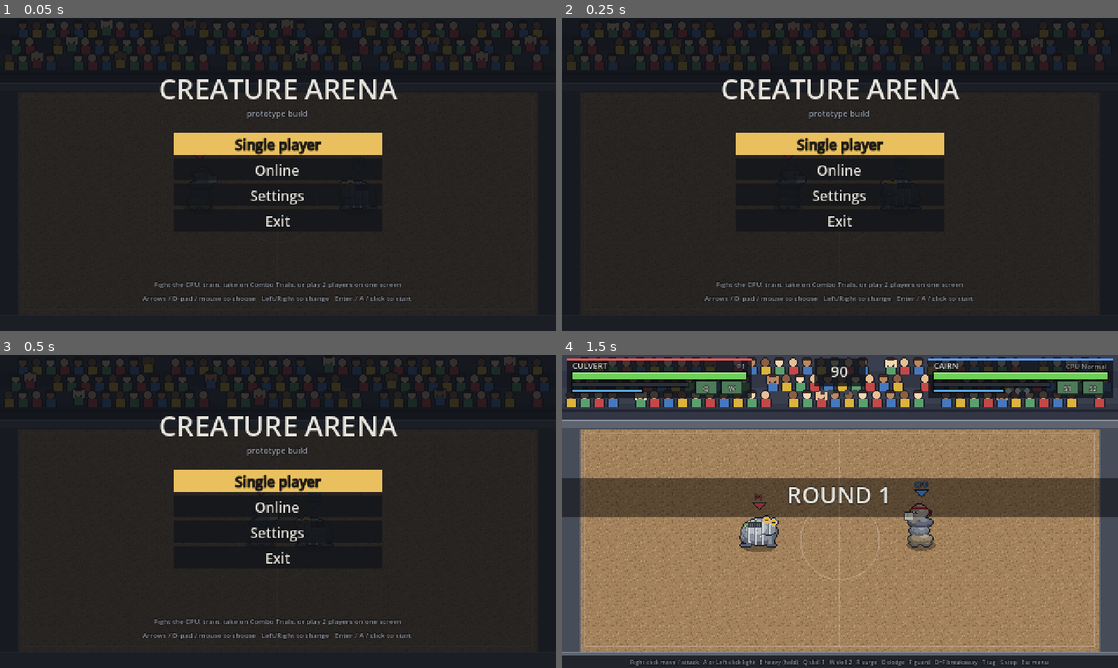
Above: before the commit, frames 1-4 (two rows, left to right).
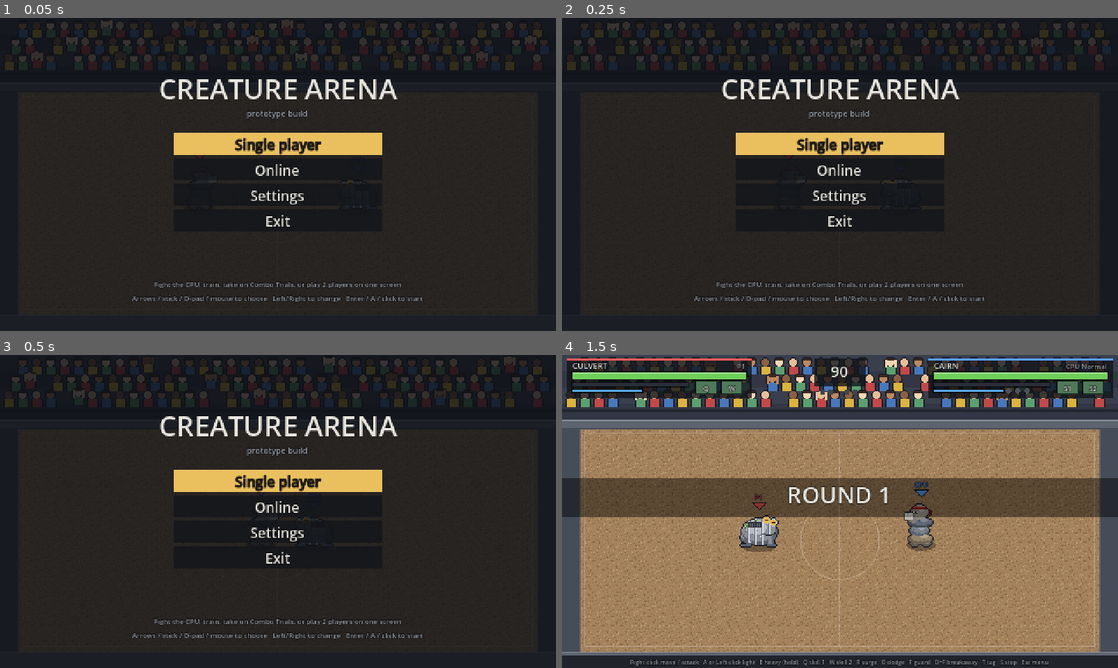
Above: after the commit, the same moments.

Repository: Redelements/creature-arena_
Game: Godot game, scene res://scenes/main.tscn
The game is run twice, just before and just after one commit, with the same random seed, the same clock (stepped at 60 frames per second) and the same inputs.
Inputs (mouse positions are in pixels of both pictures, inside the frame that each line leads up to):
- Up to frame 1 (0.05 s): no input
- Up to frame 2 (0.25 s): no input
- Up to frame 3 (0.5 s): no input
- Up to frame 4 (1.5 s): tap Enter (menu_confirm) at 0.5 s; move the mouse to (962, 495) at 0.52 s; hold Right (ui_right) 0.53-1.25 s; tap Space (kb_dodge) at 0.6 s; click (962, 495) at 0.67 s; drag from (728, 527) to (812, 574) at 1.27 s

The runs differ from the first frame. In frame 1, 0.4% of the frame differs, in the area x 23-76%, y 88-91%; in frame 2, 0.4%; in frame 3, 0.4%; in frame 4, nothing differs.

Commit message:
Menus: clean analog stick input, 60 fps menus, 144 fps fights by default
- MenuStick turns the left stick into d-pad-like menu presses: one per flick, a
  steady repeat while held (0.4 s, then every 0.11 s), the stronger axis only, with
  press/release hysteresis. Godot's ui_* actions lose their stick binding, which
  counted every wobble past the deadzone as a new press (one flick skipped rows,
  diagonals moved both ways).
- The pick screen and online screen animated once per drawn frame, so they raced on
  high-refresh screens; they now count 60 ticks a second of real time.
- Engine.max_fps: 60 in menus, the new "Fight frame rate" setting in fights (60, 120,
  144, 165, 240 or unlimited; default 144, saved). Not applied headless or when
  capturing (--fixed-fps / --write-movie).
- tests/test_menu_stick.gd: flick, repeat, diagonals, edge wobble, frame-rate
  independence, the stick out of ui_*, time-based menu animation.

Co-Authored-By: Claude Opus 5.5 <noreply@anthropic.com>
Claude-Session: https://claude.ai/code/session_01Xgz5Ld7JkgpMzRB8sjBe4e

Diff:
--- a/src/game/controls.gd
+++ b/src/game/controls.gd
@@ -79,7 +79,17 @@
 }
 
 
+## Godot's menu actions whose stick binding MenuStick replaces.
+const UI_DIRECTIONS := ["ui_up", "ui_down", "ui_left", "ui_right"]
+
+
 static func setup() -> void:
+	# The built-in menu actions count every wobble of the stick past the deadzone as a
+	# new press; MenuStick reads the stick for menus instead (d-pad and keys stay).
+	for action in UI_DIRECTIONS:
+		for ev in InputMap.action_get_events(action):
+			if ev is InputEventJoypadMotion:
+				InputMap.action_erase_event(action, ev)
 	for action in BINDINGS:
 		if InputMap.has_action(action):
 			continue
--- a/src/game/main.gd
+++ b/src/game/main.gd
@@ -82,6 +82,7 @@
 	{"setting": "volume", "bus": "Effects", "label": "Sound effects"},
 	{"setting": "volume", "bus": "Menu", "label": "Menu sounds"},
 	{"setting": "fullscreen"},
+	{"setting": "fps"},
 	{"label": "Back", "go": "main"},
 ]
 ## Volume steps in Settings (10 steps of 10%).
@@ -109,6 +110,12 @@
 const INTRO_TICKS := 90
 const ROUND_OVER_TICKS := 210
 const SETTINGS_PATH := "user://settings.cfg"
+## Frame rate caps. Menus always draw at 60 (nothing in them moves faster, and it keeps
+## the PC cool); fights draw at the player's choice, 144 unless changed (0: no cap). The
+## game itself always runs 60 steps a second; a higher frame rate shows each one sooner.
+const MENU_FPS := 60
+const FPS_CHOICES := [60, 120, 144, 165, 240, 0]
+const DEFAULT_FPS := 144
 const MENU_Y0 := 88.0
 const MENU_DY := 13.0
 ## The title menu's four big rows.
@@ -148,6 +155,10 @@
 var menu_index := 0
 var menu_page := "main"  ## "main" (the title menu), "single" or "settings"
 var fullscreen := false
+var fight_fps := DEFAULT_FPS
+## Off for captures and headless runs, which must not be slowed to real time.
+var _fps_caps := true
+var menu_stick: MenuStick
 var _menu_ko_t := 0
 
 var player_input := PlayerInput.new()
@@ -191,6 +202,10 @@
 	if _run_sim_check():
 		return
 	Controls.setup()
+	_fps_caps = DisplayServer.get_name() != "headless" and not ("--fixed-fps" in OS.get_cmdline_args()) \
+		and not ("--write-movie" in OS.get_cmdline_args())
+	menu_stick = MenuStick.new()
+	add_child(menu_stick)
 	camera = Camera2D.new()
 	camera.position = Vector2(SimDefs.VIEW_W, SimDefs.VIEW_H) * 0.5
 	add_child(camera)
@@ -318,6 +333,8 @@
 			return "%s:  < %s >" % [String(item["label"]), txt]
 		"fullscreen":
 			return "Fullscreen:  < %s >" % ("On" if fullscreen else "Off")
+		"fps":
+			return "Fight frame rate:  < %s >" % ("Unlimited" if fight_fps == 0 else "%d fps" % fight_fps)
 	return String(item.get("label", ""))
 
 
@@ -341,12 +358,14 @@
 	match menu_page:
 		"main":
 			hud.menu_footer = ["Fight the CPU, train, take on Combo Trials, or play 2 players on one screen",
-				"Play someone on another computer, 1 v 1", "CPU level, keyboard layout, volume, fullscreen",
+				"Play someone on another computer, 1 v 1", "CPU level, keyboard layout, volume, fullscreen, frame rate",
 				"Close the game"][menu_index]
 		"single":
 			hud.menu_footer = "Fights, training, trials and local 2-player.   Esc / View: back"
 		"settings":
-			hud.menu_footer = "Left/Right sets a volume (Enter / click steps it up).  M mutes the music any time.   Esc: back"
+			hud.menu_footer = ("Menus always run at 60 fps; this sets fights (up to your screen's refresh rate).   Esc: back"
+				if String(_menu_page_items()[menu_index].get("setting", "")) == "fps"
+				else "Left/Right sets a volume (Enter / click steps it up).  M mutes the music any time.   Esc: back")
 
 
 ## Goes to a menu page, with the cursor on `index`.
@@ -664,6 +683,7 @@
 		return  # quitting after --sim-check
 	frame_count += 1
 	flow_t += 1
+	_apply_frame_rate()
 	var live := flow == Flow.FIGHT or flow == Flow.MENU
 	var events: Array = sim.events
 	if online != null:
@@ -1136,7 +1156,26 @@
 			fullscreen = not fullscreen
 			_apply_fullscreen()
 			_save_settings()
+		"fps":
+			var i := FPS_CHOICES.find(fight_fps)
+			fight_fps = int(FPS_CHOICES[(maxi(i, 0) + dir + FPS_CHOICES.size()) % FPS_CHOICES.size()])
+			_save_settings()
 	_refresh_menu()
+
+
+## Menus draw at MENU_FPS, fights at the player's setting; only menus read the stick
+## as menu presses.
+func in_menus() -> bool:
+	return flow == Flow.MENU or flow == Flow.SELECT or flow == Flow.LOBBY
+
+
+func _apply_frame_rate() -> void:
+	var menus := in_menus()
+	menu_stick.enabled = menus
+	if _fps_caps:
+		var cap := MENU_FPS if menus else fight_fps
+		if Engine.max_fps != cap:
+			Engine.max_fps = cap
 
 
 func _apply_fullscreen() -> void:
@@ -1210,6 +1249,8 @@
 		fullscreen = bool(cfg.get_value("video", "fullscreen", false))
 		if fullscreen:
 			_apply_fullscreen()
+		var fps := int(cfg.get_value("video", "fight_fps", DEFAULT_FPS))
+		fight_fps = fps if fps in FPS_CHOICES else DEFAULT_FPS
 
 
 func _save_settings() -> void:
@@ -1220,6 +1261,7 @@
 	cfg.set_value("online", "fighter", _online_fighter)
 	cfg.set_value("online", "address", _online_address)
 	cfg.set_value("video", "fullscreen", fullscreen)
+	cfg.set_value("video", "fight_fps", fight_fps)
 	for bus in AudioView.DEFAULT_VOLUMES:
 		cfg.set_value("audio", "volume_" + String(bus).to_lower(), audio.volume(bus))
 	cfg.save(SETTINGS_PATH)
--- a/src/game/online_lobby.gd
+++ b/src/game/online_lobby.gd
@@ -30,6 +30,7 @@
 var hosting_port := 0
 var _font: Font = ThemeDB.fallback_font
 var _tick := 0
+var _time := 0.0
 var _tex := {}
 
 
@@ -153,9 +154,12 @@
 	return [t, port]
 
 
-func _process(_delta: float) -> void:
+## Animations count 60 ticks a second of real time, whatever the frame rate (counting
+## frames made them race on a 144 Hz screen).
+func _process(delta: float) -> void:
 	if visible:
-		_tick += 1
+		_time += delta
+		_tick = int(_time * 60.0 + 1e-6)
 		queue_redraw()
 
 
--- a/src/game/team_select.gd
+++ b/src/game/team_select.gd
@@ -23,6 +23,7 @@
 var cursor := 0
 var _font: Font = ThemeDB.fallback_font
 var _tick := 0
+var _time := 0.0
 var _roster: Array = []
 var _tex := {}  ## sprite sheets by path, loaded up front (not inside _draw)
 
@@ -89,9 +90,12 @@
 	teams[side][slot] = _roster[(i + dir + _roster.size()) % _roster.size()]
 
 
-func _process(_delta: float) -> void:
+## Animations count 60 ticks a second of real time, whatever the frame rate (counting
+## frames made them race on a 144 Hz screen).
+func _process(delta: float) -> void:
 	if visible:
-		_tick += 1
+		_time += delta
+		_tick = int(_time * 60.0 + 1e-6)
 		queue_redraw()
 
 
--- /dev/null
+++ b/src/input/menu_stick.gd
@@ -0,0 +1,78 @@
+class_name MenuStick
+extends Node
+## Turns a gamepad's left stick into clean menu presses (ui_up / ui_down / ui_left /
+## ui_right), like a d-pad: one press when the stick is pushed, then a steady repeat while
+## it's held.
+##
+## Godot's built-in ui actions read the stick themselves, but every small movement past
+## the deadzone counts as a new press: one flick skipped several rows, and a diagonal moved
+## both ways. Controls.setup() takes the stick out of those actions; this node puts it back
+## as proper presses. It goes by time, not frames, so it behaves the same at any frame rate.
+
+## Pushed past this far counts as pressed; it lets go below RELEASE (no flicker at the edge).
+const PRESS := 0.6
+const RELEASE := 0.35
+## Held: the first repeat after this long, then one every REPEAT seconds.
+const FIRST_REPEAT := 0.4
+const REPEAT := 0.11
+
+const ACTIONS := {Vector2i.UP: "ui_up", Vector2i.DOWN: "ui_down", Vector2i.LEFT: "ui_left",
+	Vector2i.RIGHT: "ui_right"}
+
+## Only menus listen; main turns this off during a fight.
+var enabled := true
+var held := Vector2i.ZERO  ## the direction being held (ZERO: none)
+var _hold_t := 0.0
+var _next_repeat := 0.0
+
+
+func _process(delta: float) -> void:
+	if not enabled:
+		held = Vector2i.ZERO
+		return
+	for action in step(_stick(), delta):
+		var ev := InputEventAction.new()
+		ev.action = action
+		ev.pressed = true
+		Input.parse_input_event(ev)
+
+
+## The menu presses for this frame, given the stick and the time since the last frame.
+## Only the stronger axis counts, so a diagonal moves one way.
+func step(v: Vector2, dt: float) -> Array:
+	var dir := held
+	if held == Vector2i.ZERO or _amount(v, held) < RELEASE:
+		dir = Vector2i.ZERO
+		if maxf(absf(v.x), absf(v.y)) >= PRESS:
+			if absf(v.x) > absf(v.y):
+				dir = Vector2i.RIGHT if v.x > 0.0 else Vector2i.LEFT
+			else:
+				dir = Vector2i.DOWN if v.y > 0.0 else Vector2i.UP
+	if dir == Vector2i.ZERO:
+		held = dir
+		return []
+	if dir != held:
+		held = dir
+		_hold_t = 0.0
+		_next_repeat = FIRST_REPEAT
+		return [ACTIONS[dir]]
+	_hold_t += dt
+	if _hold_t >= _next_repeat:
+		_next_repeat += REPEAT
+		return [ACTIONS[dir]]
+	return []
+
+
+## How far the stick is pushed toward `dir`.
+static func _amount(v: Vector2, dir: Vector2i) -> float:
+	return v.dot(Vector2(dir))
+
+
+## The left stick of whichever connected pad is pushed furthest.
+static func _stick() -> Vector2:
+	var best := Vector2.ZERO
+	for dev in Input.get_connected_joypads():
+		var v := Vector2(Input.get_joy_axis(dev, JOY_AXIS_LEFT_X), Input.get_joy_axis(dev, JOY_AXIS_LEFT_Y))
+		if v.length() > best.length():
+			best = v
+	return best
--- a/src/view/hud.gd
+++ b/src/view/hud.gd
@@ -393,7 +393,7 @@
 						Color(0, 0, 0, 0.35))
 		y += menu_dy
 	_text(Vector2(0, 232), menu_footer, 6, C_DIM, HORIZONTAL_ALIGNMENT_CENTER, SimDefs.VIEW_W)
-	_text(Vector2(0, 244), "Arrows / D-pad / mouse to choose   Left/Right to change   Enter / A / click to start", 6, C_DIM,
+	_text(Vector2(0, 244), "Arrows / stick / D-pad / mouse to choose   Left/Right to change   Enter / A / click to start", 6, C_DIM,
 		HORIZONTAL_ALIGNMENT_CENTER, SimDefs.VIEW_W)
 
 
--- /dev/null
+++ b/tests/test_menu_stick.gd
@@ -0,0 +1,102 @@
+extends TestCase
+## Menus and the analog stick: one flick is one press, holding repeats at a steady pace,
+## diagonals move one way, and none of it (nor the menu animations) depends on the
+## frame rate.
+
+
+## Presses from holding `v` for `seconds` at `fps`.
+func _hold(stick: MenuStick, v: Vector2, seconds: float, fps: float) -> Array:
+	var out: Array = []
+	for i in roundi(seconds * fps):
+		out.append_array(stick.step(v, 1.0 / fps))
+	return out
+
+
+func test_a_flick_is_one_press() -> void:
+	var stick := MenuStick.new()
+	var got: Array = []
+	# The stick swings out through every value on the way (each used to count as a press).
+	for x in [0.2, 0.4, 0.55, 0.65, 0.8, 0.95, 1.0, 0.9, 0.5, 0.2, 0.0]:
+		got.append_array(stick.step(Vector2(0, x), 1.0 / 60.0))
+	assert_eq(got, ["ui_down"], "one press:")
+	stick.free()
+
+
+func test_holding_repeats_at_a_steady_pace() -> void:
+	var stick := MenuStick.new()
+	var got := _hold(stick, Vector2(0, -1), 1.0, 60.0)
+	# One at once, the first repeat at 0.4 s, then one every 0.11 s up to 1 s.
+	var want := 1 + 1 + int((1.0 - MenuStick.FIRST_REPEAT) / MenuStick.REPEAT)
+	assert_eq(got.size(), want, "presses in a second held:")
+	assert_eq(got[0], "ui_up", "")
+	assert_eq(_hold(stick, Vector2(0, -1), 0.0, 60.0).size(), 0, "")
+	stick.free()
+
+
+func test_the_frame_rate_doesnt_change_anything() -> void:
+	var counts: Array = []
+	for fps in [60.0, 144.0, 240.0]:
+		var stick := MenuStick.new()
+		counts.append(_hold(stick, Vector2(1, 0.1), 1.5, fps).size())
+		stick.free()
+	assert_eq(counts[0], counts[1], "60 and 144 fps:")
+	assert_eq(counts[0], counts[2], "60 and 240 fps:")
+
+
+func test_a_diagonal_moves_one_way() -> void:
+	var stick := MenuStick.new()
+	var got := _hold(stick, Vector2(0.7, 0.75), 0.2, 60.0)
+	assert_eq(got, ["ui_down"], "the stronger axis only:")
+	stick.free()
+
+
+func test_wobbling_at_the_edge_doesnt_repress() -> void:
+	var stick := MenuStick.new()
+	var got: Array = []
+	for i in 20:  # hovering around the press point, for less than the repeat delay
+		got.append_array(stick.step(Vector2(0.55 + 0.1 * float(i % 2), 0), 1.0 / 60.0))
+	assert_eq(got, ["ui_right"], "pressed once:")
+	stick.free()
+
+
+func test_off_means_quiet() -> void:
+	var stick := MenuStick.new()
+	stick.enabled = false
+	stick._process(0.016)
+	assert_eq(stick.held, Vector2i.ZERO, "nothing held while a fight is on")
+	stick.free()
+
+
+func test_the_stick_is_out_of_the_built_in_menu_actions() -> void:
+	Controls.setup()
+	for action in Controls.UI_DIRECTIONS:
+		var stick_events := 0
+		var others := 0
+		for ev in InputMap.action_get_events(action):
+			if ev is InputEventJoypadMotion:
+				stick_events += 1
+			else:
+				others += 1
+		assert_eq(stick_events, 0, "%s has no stick binding:" % action)
+		assert_gt(float(others), 0.0, "%s keeps its keys and d-pad" % action)
+
+
+func test_menu_screens_animate_by_time() -> void:
+	var a := TeamSelect.new()
+	a.visible = true
+	for i in 144:
+		a._process(1.0 / 144.0)
+	var b := TeamSelect.new()
+	b.visible = true
+	for i in 60:
+		b._process(1.0 / 60.0)
+	assert_eq(a._tick, b._tick, "a second at 144 fps = a second at 60:")
+	assert_eq(b._tick, 60, "")
+	var l := OnlineLobby.new()
+	l.visible = true
+	for i in 240:
+		l._process(1.0 / 240.0)
+	assert_eq(l._tick, 60, "the online screen too:")
+	a.free()
+	b.free()
+	l.free()
Not shown, added: src/input/menu_stick.gd.uid
Not shown, added: tests/test_menu_stick.gd.uid
Not shown, added: tests/test_scripts_load.gd.uid
Not shown, changed: README.md
